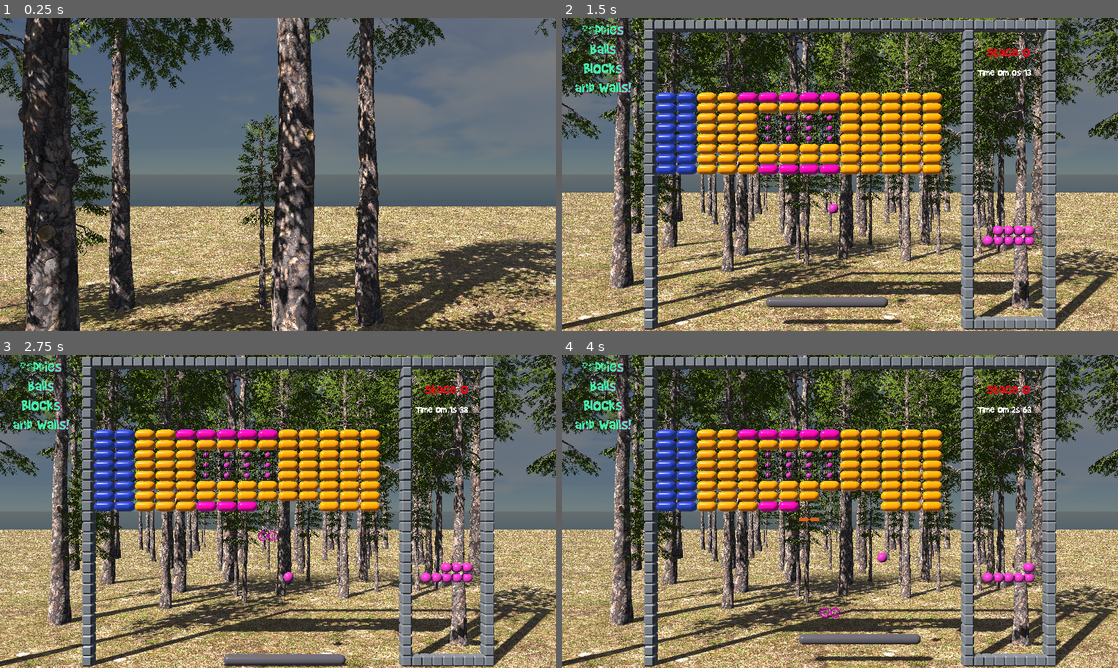
Above: before the commit, frames 1-4 (two rows, left to right).
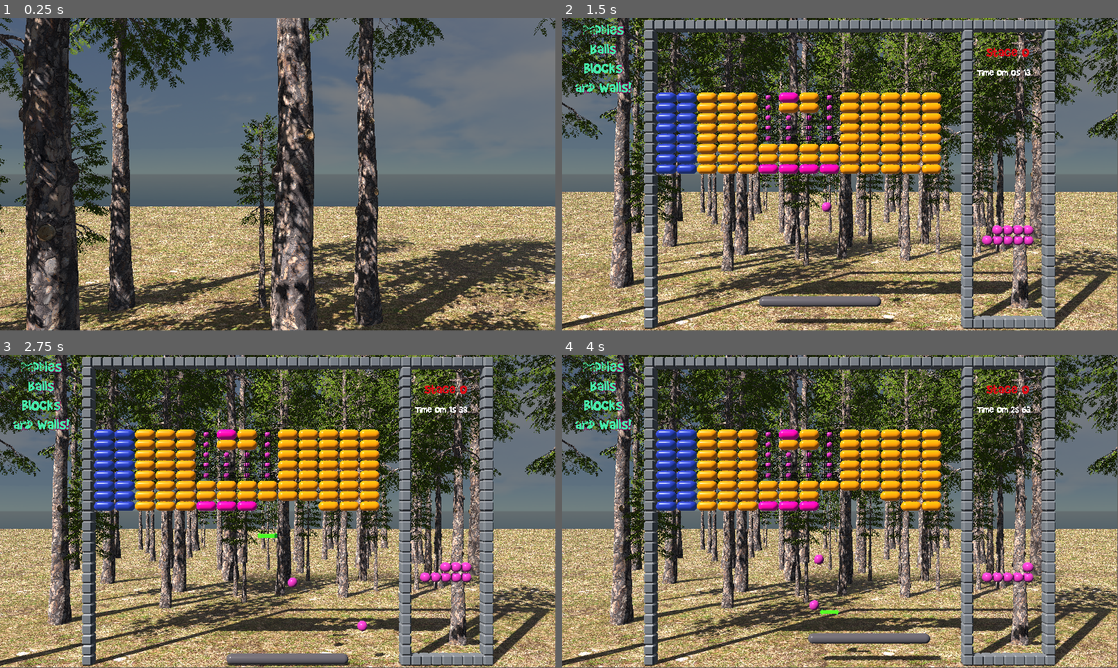
Above: after the commit, the same moments.

Repository: Chaduke/paddles_balls_blocks_walls
Game: Godot game, scene res://scenes/main.tscn
The game is run twice, just before and just after one commit, with the same random seed, the same clock (stepped at 60 frames per second) and the same inputs.
Inputs (mouse positions are in pixels of both pictures, inside the frame that each line leads up to):
- Up to frame 1 (0.25 s): no input
- Up to frame 2 (1.5 s): move the mouse to (867, 174) at 0.52 s; right-click (867, 174) at 0.6 s; tap Enter at 1.25 s; move the mouse to (812, 174) at 1.27 s; right-click (812, 174) at 1.35 s
- Up to frame 3 (2.75 s): move the mouse to (289, 505) at 2.02 s; press the mouse at (289, 505) at 2.03 s; right-click (289, 505) at 2.3 s
- Up to frame 4 (4 s): move the mouse to (834, 517) at 2.77 s; release the mouse at (834, 517) at 2.78 s; right-click (834, 517) at 2.85 s; move the mouse to (878, 514) at 3.52 s; right-click (878, 514) at 3.6 s
In our replay, the window is 800x450 before the commit and 799x449 after it. These sizes can differ from the game's own. Grey fills any space a smaller window leaves; there, only what the larger window draws over its background counts as a difference.

The runs differ from the first frame. In frame 1, 31% of the frame differs, in the area x 0-100%, y 0-100%; in frame 2, 47%; in frame 3, 48%; in frame 4, 48%.

Commit message:
Started to implement multiple stages.

Diff:
--- a/project.godot
+++ b/project.godot
@@ -21,8 +21,9 @@
 
 [display]
 
-window/size/viewport_width=1280
-window/size/viewport_height=720
+window/size/viewport_width=1920
+window/size/viewport_height=1080
+window/size/mode=3
 
 [editor]
 
--- a/scenes/ball.tscn
+++ b/scenes/ball.tscn
@@ -15,7 +15,6 @@
 collision_mask = 3
 axis_lock_linear_z = true
 physics_material_override = SubResource("PhysicsMaterial_rf2yo")
-gravity_scale = 3.0
 continuous_cd = true
 contact_monitor = true
 max_contacts_reported = 2
--- a/scenes/block.tscn
+++ b/scenes/block.tscn
@@ -1,8 +1,13 @@
-[gd_scene load_steps=3 format=3 uid="uid://dqclg4jco6ayd"]
+[gd_scene load_steps=5 format=3 uid="uid://dqclg4jco6ayd"]
 
 [ext_resource type="PackedScene" uid="uid://cla3frnyj2uys" path="res://assets/models/block_yellow.glb" id="1_6wmgn"]
 
 [sub_resource type="CapsuleShape3D" id="CapsuleShape3D_0vcpp"]
+
+[sub_resource type="ParticleProcessMaterial" id="ParticleProcessMaterial_mxw7h"]
+
+[sub_resource type="BoxMesh" id="BoxMesh_rhsxk"]
+size = Vector3(0.1, 0.1, 0.1)
 
 [node name="block" type="StaticBody3D"]
 
@@ -11,3 +16,13 @@
 shape = SubResource("CapsuleShape3D_0vcpp")
 
 [node name="block_yellow" parent="." instance=ExtResource("1_6wmgn")]
+
+[node name="GPUParticles3D" type="GPUParticles3D" parent="."]
+transform = Transform3D(-1, 8.74228e-08, 0, -8.74228e-08, -1, 0, 0, 0, 1, 0, 0, 0)
+visible = false
+sub_emitter = NodePath(".")
+lifetime = 1.32
+explosiveness = 0.2
+randomness = 0.2
+process_material = SubResource("ParticleProcessMaterial_mxw7h")
+draw_pass_1 = SubResource("BoxMesh_rhsxk")
--- a/scenes/blocks_0.tscn
+++ b/scenes/blocks_0.tscn
@@ -31,20 +31,20 @@
 [node name="block13" parent="." instance=ExtResource("1_3urk2")]
 transform = Transform3D(1, 0, 0, 0, 1, 0, 0, 0, 1, 7.5, 21.5, 0)
 
+[node name="block15" parent="." instance=ExtResource("1_3urk2")]
+transform = Transform3D(1, 0, 0, 0, 1, 0, 0, 0, 1, 13.5, 21.5, 0)
+
+[node name="block16" parent="." instance=ExtResource("1_3urk2")]
+transform = Transform3D(1, 0, 0, 0, 1, 0, 0, 0, 1, 15.5, 21.5, 0)
+
+[node name="block18" parent="." instance=ExtResource("1_3urk2")]
+transform = Transform3D(1, 0, 0, 0, 1, 0, 0, 0, 1, 15.5, 22.5, 0)
+
 [node name="block14" parent="." instance=ExtResource("1_3urk2")]
 transform = Transform3D(1, 0, 0, 0, 1, 0, 0, 0, 1, 9.5, 21.5, 0)
 
-[node name="block15" parent="." instance=ExtResource("1_3urk2")]
-transform = Transform3D(1, 0, 0, 0, 1, 0, 0, 0, 1, 11.5, 21.5, 0)
-
-[node name="block16" parent="." instance=ExtResource("1_3urk2")]
-transform = Transform3D(1, 0, 0, 0, 1, 0, 0, 0, 1, 13.5, 21.5, 0)
-
-[node name="block17" parent="." instance=ExtResource("1_3urk2")]
-transform = Transform3D(1, 0, 0, 0, 1, 0, 0, 0, 1, 15.5, 21.5, 0)
-
-[node name="block18" parent="." instance=ExtResource("1_3urk2")]
-transform = Transform3D(1, 0, 0, 0, 1, 0, 0, 0, 1, 17.5, 21.5, 0)
+[node name="block26" parent="." instance=ExtResource("1_3urk2")]
+transform = Transform3D(1, 0, 0, 0, 1, 0, 0, 0, 1, 9.5, 22.5, 0)
 
 [node name="block19" parent="." instance=ExtResource("1_3urk2")]
 transform = Transform3D(1, 0, 0, 0, 1, 0, 0, 0, 1, 19.5, 21.5, 0)
@@ -279,37 +279,26 @@
 
 [node name="block105" parent="." instance=ExtResource("2_qvhci")]
 transform = Transform3D(1, 0, 0, 0, 1, 0, 0, 0, 1, 1.5, 15.5, 0)
-
-[node name="block3" parent="." instance=ExtResource("3_46yvw")]
-transform = Transform3D(1, 0, 0, 0, 1, 0, 0, 0, 1, 9.5, 22.5, 0)
-
-[node name="block4" parent="." instance=ExtResource("3_46yvw")]
-transform = Transform3D(1, 0, 0, 0, 1, 0, 0, 0, 1, 11.5, 22.5, 0)
-
-[node name="block5" parent="." instance=ExtResource("3_46yvw")]
-transform = Transform3D(1, 0, 0, 0, 1, 0, 0, 0, 1, 13.5, 22.5, 0)
 
 [node name="block82" parent="." instance=ExtResource("3_46yvw")]
 transform = Transform3D(1, 0, 0, 0, 1, 0, 0, 0, 1, 13.5, 15.5, 0)
 item_type = "Grower"
 
+[node name="block114" parent="." instance=ExtResource("3_46yvw")]
+transform = Transform3D(1, 0, 0, 0, 1, 0, 0, 0, 1, 13.5, 22.5, 0)
+item_type = "Largeballs"
+
 [node name="block84" parent="." instance=ExtResource("3_46yvw")]
 transform = Transform3D(1, 0, 0, 0, 1, 0, 0, 0, 1, 11.5, 15.5, 0)
-item_type = "Smallballs"
+item_type = "Grower"
 
 [node name="block83" parent="." instance=ExtResource("3_46yvw")]
 transform = Transform3D(1, 0, 0, 0, 1, 0, 0, 0, 1, 15.5, 15.5, 0)
-item_type = "Shrinker"
+item_type = "Grower"
 
 [node name="block113" parent="." instance=ExtResource("3_46yvw")]
 transform = Transform3D(1, 0, 0, 0, 1, 0, 0, 0, 1, 17.5, 15.5, 0)
-item_type = "Largeballs"
-
-[node name="block6" parent="." instance=ExtResource("3_46yvw")]
-transform = Transform3D(1, 0, 0, 0, 1, 0, 0, 0, 1, 15.5, 22.5, 0)
-
-[node name="block7" parent="." instance=ExtResource("3_46yvw")]
-transform = Transform3D(1, 0, 0, 0, 1, 0, 0, 0, 1, 17.5, 22.5, 0)
+item_type = "Grower"
 
 [node name="block_clear" parent="." instance=ExtResource("4_iww8k")]
 transform = Transform3D(1, 0, 0, 0, 1, 0, 0, 0, 1, 11.5, 20.5, 0)
@@ -341,6 +330,18 @@
 [node name="block_clear10" parent="." instance=ExtResource("4_iww8k")]
 transform = Transform3D(1, 0, 0, 0, 1, 0, 0, 0, 1, 17.5, 20.5, 0)
 
+[node name="block_clear13" parent="." instance=ExtResource("4_iww8k")]
+transform = Transform3D(1, 0, 0, 0, 1, 0, 0, 0, 1, 11.5, 21.5, 0)
+
+[node name="block_clear14" parent="." instance=ExtResource("4_iww8k")]
+transform = Transform3D(1, 0, 0, 0, 1, 0, 0, 0, 1, 17.5, 21.5, 0)
+
+[node name="block_clear15" parent="." instance=ExtResource("4_iww8k")]
+transform = Transform3D(1, 0, 0, 0, 1, 0, 0, 0, 1, 11.5, 22.5, 0)
+
+[node name="block_clear16" parent="." instance=ExtResource("4_iww8k")]
+transform = Transform3D(1, 0, 0, 0, 1, 0, 0, 0, 1, 17.5, 22.5, 0)
+
 [node name="block_clear11" parent="." instance=ExtResource("4_iww8k")]
 transform = Transform3D(1, 0, 0, 0, 1, 0, 0, 0, 1, 17.5, 19.5, 0)
 
--- /dev/null
+++ b/scenes/blocks_1.tscn
@@ -0,0 +1,17 @@
+[gd_scene load_steps=2 format=3 uid="uid://kbpylfy035h5"]
+
+[ext_resource type="PackedScene" uid="uid://dqclg4jco6ayd" path="res://scenes/block.tscn" id="1_twru7"]
+
+[node name="blocks_1" type="Node3D"]
+
+[node name="block" parent="." instance=ExtResource("1_twru7")]
+transform = Transform3D(1, 0, 0, 0, 1, 0, 0, 0, 1, 3.5, 22.5, 0)
+
+[node name="block2" parent="." instance=ExtResource("1_twru7")]
+transform = Transform3D(1, 0, 0, 0, 1, 0, 0, 0, 1, 5.5, 22.5, 0)
+
+[node name="block3" parent="." instance=ExtResource("1_twru7")]
+transform = Transform3D(1, 0, 0, 0, 1, 0, 0, 0, 1, 7.5, 22.5, 0)
+
+[node name="block4" parent="." instance=ExtResource("1_twru7")]
+transform = Transform3D(1, 0, 0, 0, 1, 0, 0, 0, 1, 9.5, 22.5, 0)
--- a/scenes/stage.tscn
+++ b/scenes/stage.tscn
@@ -1,8 +1,8 @@
 [gd_scene load_steps=9 format=3 uid="uid://phyfuyw0hpjf"]
 
+[ext_resource type="Script" path="res://scripts/stage.gd" id="1_7ig21"]
 [ext_resource type="PackedScene" uid="uid://dnnm22n6y6evb" path="res://assets/models/walls.glb" id="1_ijncp"]
 [ext_resource type="PackedScene" uid="uid://dfcijeaxjupjj" path="res://assets/models/ball_regular.glb" id="6_nk5t2"]
-[ext_resource type="PackedScene" uid="uid://ce033rqf5dk2y" path="res://scenes/blocks_0.tscn" id="6_v1r2o"]
 [ext_resource type="FontFile" uid="uid://y2fv3f1jprtd" path="res://assets/fonts/bb.ttf" id="7_eeplf"]
 [ext_resource type="Script" path="res://scripts/time_label.gd" id="8_jrwyw"]
 [ext_resource type="PackedScene" uid="uid://65yr7ubbdaki" path="res://scenes/forest.tscn" id="8_y451n"]
@@ -14,6 +14,7 @@
 size = Vector3(1, 30, 1)
 
 [node name="stage" type="StaticBody3D"]
+script = ExtResource("1_7ig21")
 
 [node name="walls" parent="." instance=ExtResource("1_ijncp")]
 
@@ -77,5 +78,3 @@
 script = ExtResource("8_jrwyw")
 
 [node name="forest" parent="." instance=ExtResource("8_y451n")]
-
-[node name="blocks_0" parent="." instance=ExtResource("6_v1r2o")]
--- a/scripts/ball.gd
+++ b/scripts/ball.gd
@@ -3,8 +3,6 @@
 @onready var bounce = $bounce
 @onready var block = $block
 @onready var wall = $wall
-@onready var mesh_instance_3d = $MeshInstance3D
-@onready var collision_shape_3d = $CollisionShape3D
 
 @export var ball_models = {
 	1:preload("res://assets/models/ball_small.glb"),
@@ -14,18 +12,19 @@
 }
 
 func _on_body_exited(body):
-	# print("Exited " + body.name)
-	if body.name=="paddle":
-		paddle_collision(body)
-	elif body.name.begins_with("block"):
-		block_collision(body)
-	else:
-		wall.play()
-		linear_velocity*=1.1
+	if is_inside_tree():
+		# print("Exited " + body.name)
+		if body.name=="paddle":
+			paddle_collision(body)
+		elif body.name.begins_with("block"):
+			block_collision(body)
+		else:
+			wall.play()
+			linear_velocity*=1.1
 
 func paddle_collision(paddle_body):
 	var diff = position.x - paddle_body.position.x
-	linear_velocity.y *= 1.1
+	linear_velocity.y *= 1.5
 	linear_velocity.x += diff * 2
 	bounce.play()
 
--- a/scripts/block_clear.gd
+++ b/scripts/block_clear.gd
@@ -6,7 +6,7 @@
 	var current_ball_size = main_scene.current_ball_size
 	var ball_instance = ball_scene.instantiate()
 	ball_instance.position = global_transform.origin
-	print("Ball spawned at " + str(position))
+	# print("Ball spawned at " + str(position))
 	if ball_instance.has_node("MeshInstance3D"):
 		var mesh_instance = ball_instance.get_node("MeshInstance3D")
 		if mesh_instance:
@@ -14,7 +14,6 @@
 	var new_mesh_instance = ball_instance.ball_models[current_ball_size].instantiate()
 	new_mesh_instance.name="MeshInstance3D"
 	ball_instance.add_child(new_mesh_instance)
-	ball_instance.mesh_instance_3d = new_mesh_instance
 	# Update collision shape radius
 	if ball_instance.has_node("CollisionShape3D"):
 		var collision_shape = ball_instance.get_node("CollisionShape3D")
@@ -23,5 +22,9 @@
 			sphere_shape.radius = current_ball_size / 4.0
 		else:
 			print("Error: CollisionShape3D node or SphereShape3D shape not found.")
+	var rng = RandomNumberGenerator.new()
+	rng.randomize() # Ensure randomness by randomizing the seed
+	var random_int = rng.randi_range(-10,10)
+	ball_instance.linear_velocity.x += random_int
 	main_scene.balls.append(ball_instance)
-	main_scene.add_child(ball_instance)
+	main_scene.add_child.call_deferred(ball_instance)
--- a/scripts/main.gd
+++ b/scripts/main.gd
@@ -6,15 +6,12 @@
 var current_ball_size = 2
 @onready var stage = $stage
 @onready var camera = $Camera3D
-var blocks
 var time_label
 var stage_number = 0
 
 # Called when the node enters the scene tree for the first time.
 func _ready():
 	Input.set_mouse_mode(Input.MOUSE_MODE_CAPTURED)
-	var blocks_node = "blocks_" + str(stage_number)
-	blocks = stage.get_node(blocks_node)
 	time_label = stage.get_node("time_label")
 
 # Called every frame. 'delta' is the elapsed time since the previous frame.
@@ -31,10 +28,9 @@
 	for ball in balls:
 		if ball.position.y < 0: # Check if the ball has left the screen
 			ball.queue_free()
-			balls.erase(ball) # Remove from the list break # Exit loop to prevent errors from modifying the array while iterating
-	if blocks.get_child_count() == 0:
-		# reset the level for now
-		get_tree().reload_current_scene()
+			balls.erase(ball)
+			break
+
 func spawn_ball():
 	if camera.position.z < 0:
 		return
@@ -53,7 +49,6 @@
 		var new_mesh_instance = ball_instance.ball_models[current_ball_size].instantiate()
 		new_mesh_instance.name="MeshInstance3D"
 		ball_instance.add_child(new_mesh_instance)
-		ball_instance.mesh_instance_3d = new_mesh_instance
 		# Update collision shape radius
 		if ball_instance.has_node("CollisionShape3D"):
 			var collision_shape = ball_instance.get_node("CollisionShape3D")
@@ -76,7 +71,6 @@
 		var new_mesh_instance = ball_instance.ball_models[current_ball_size].instantiate()
 		new_mesh_instance.name="MeshInstance3D"
 		ball_instance.add_child(new_mesh_instance)
-		ball_instance.mesh_instance_3d = new_mesh_instance
 		# Update collision shape radius
 		if ball_instance.has_node("CollisionShape3D"):
 			var collision_shape = ball_instance.get_node("CollisionShape3D")
--- a/scripts/pickup_item.gd
+++ b/scripts/pickup_item.gd
@@ -10,7 +10,7 @@
 var state
 var start_position
 var elapsed_time = 0.0
-var timer = 10
+var timer = 2
 var slot = 0
 
 var target_position = Vector3(0,0,0)
@@ -53,6 +53,7 @@
 func move_down():
 	if position.y > 0:
 		var collision = move_and_collide(Vector3(0,-0.1,0))
+		rotation.x+=0.1
 		if collision:
 			# set the target position based on how many are active
 			slot = Global.find_free_slot()
--- /dev/null
+++ b/scripts/stage.gd
@@ -0,0 +1,30 @@
+extends StaticBody3D
+var current_stage = 1
+var current_blocks
+
+var block_scene_paths = [
+	"res://scenes/blocks_0.tscn",
+	"res://scenes/blocks_1.tscn"
+	]
+# Called when the node enters the scene tree for the first time.
+func _ready():
+	load_stage(current_stage)
+
+func _process(_delta):
+	if current_blocks and current_blocks.get_child_count() == 0:
+		on_stage_cleared()
+
+func load_stage(stage_number):
+	if current_blocks:
+		current_blocks.queue_free() # Remove previous stage's blocks
+	if stage_number - 1 < block_scene_paths.size():
+		var scene_path = block_scene_paths[stage_number - 1]
+		var new_blocks_scene = load(scene_path)
+		current_blocks = new_blocks_scene.instantiate()
+		add_child(current_blocks)
+	else:
+		print("No more stages available")
+
+func on_stage_cleared():
+	current_stage += 1
+	load_stage(current_stage)
